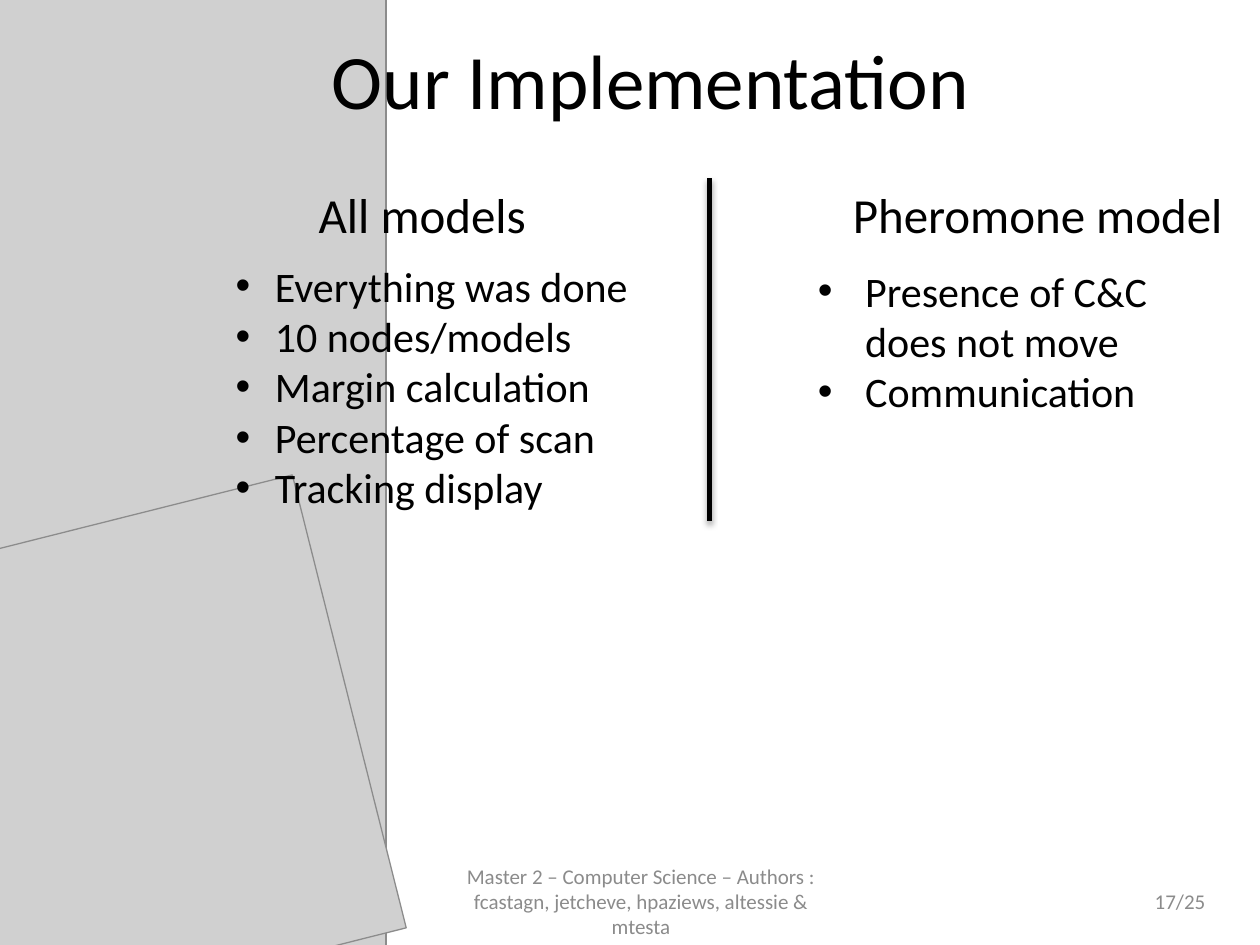
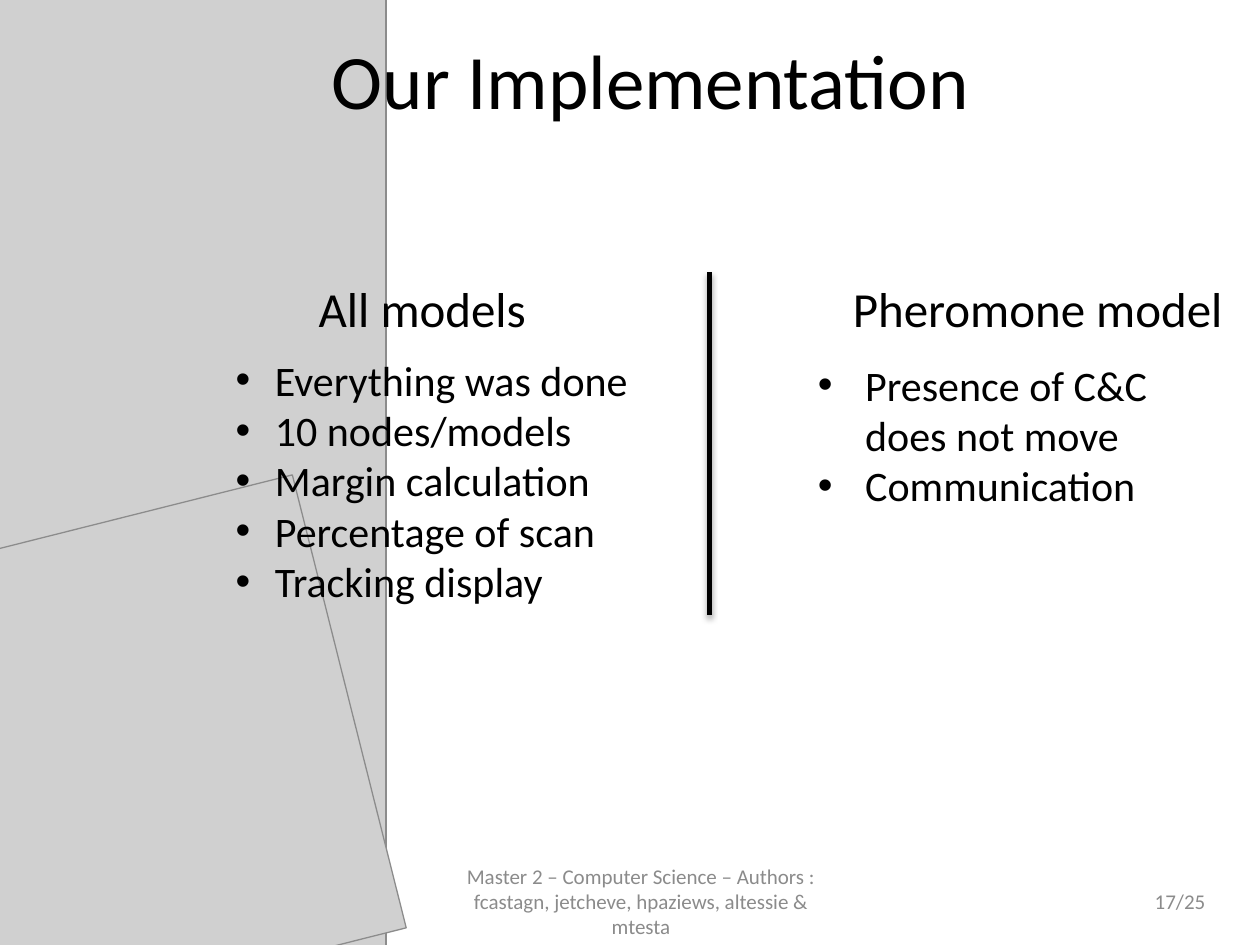
Before and after one commit to jetcheve/M2_PER_MMUAVGRA, a slide deck: slide 17 of ressources/presentation/PresentationPER_Desbarats_V3.pptx. Drawn at 1260x945 pixels with LibreOffice and Linux fonts; fonts in the diff are those of the drawing; grey boxes stand for pictures; background and template pictures are left out. Boxes give left, top, right and bottom in pixels: in the first picture for what was removed or moved away, otherwise in the second. Text is boxed around its words. In the diff, an @@ line names an element or a change of style, - is before the commit and + after.

```diff
--- a/ressources/presentation/PresentationPER_Desbarats_V3.pptx
+++ b/ressources/presentation/PresentationPER_Desbarats_V3.pptx
@@ 4 texts, 1 line: place and size @@
-4 texts, 1 line at (275,179,1222,522)
+4 texts, 1 line at (275,272,1222,615)
```
Also in this commit, not shown: 1 other slide changed, 1 other file.
